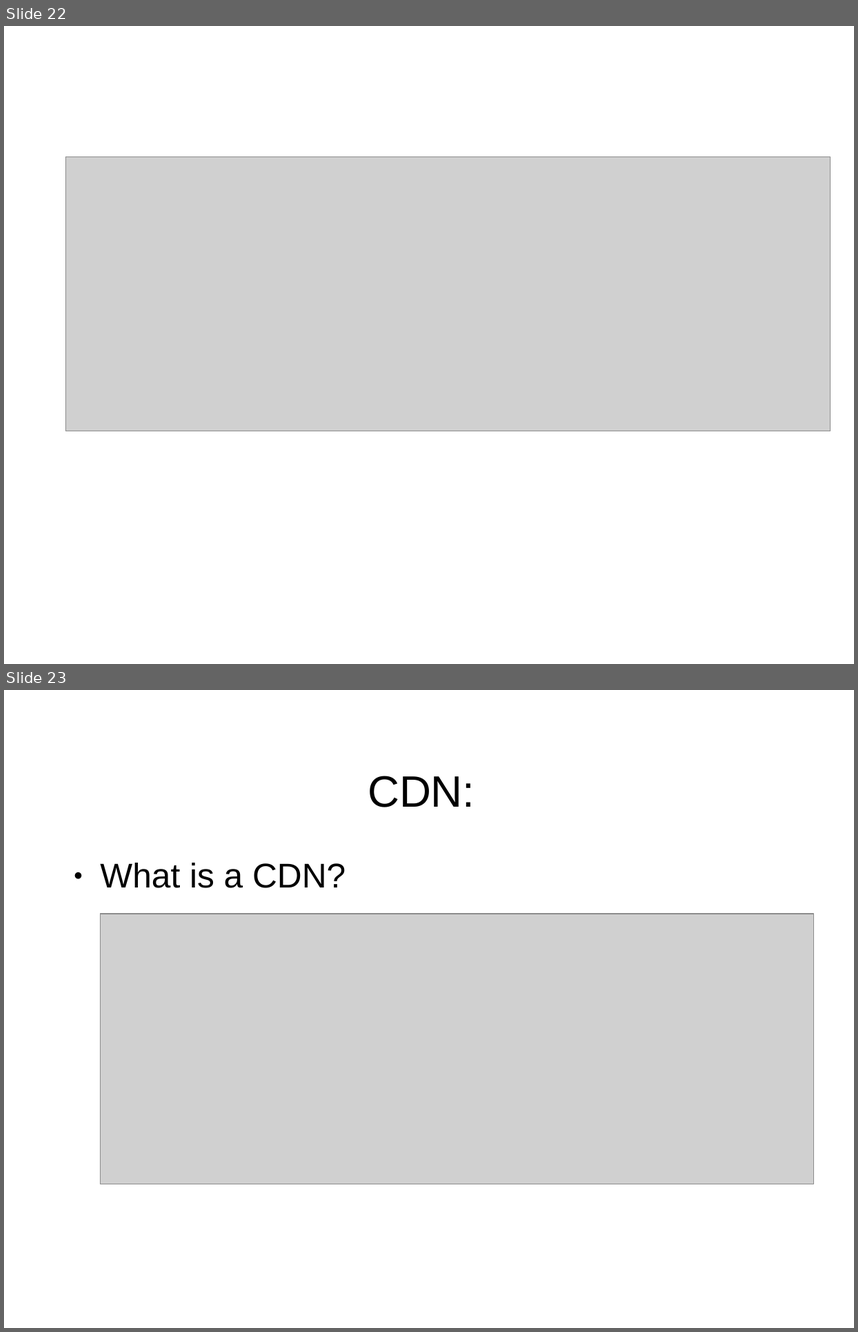
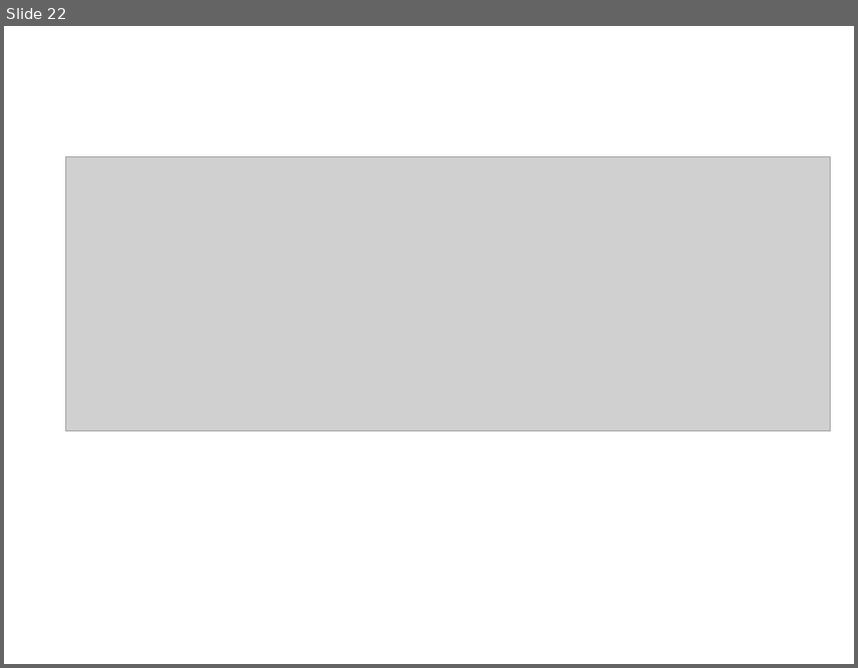
Before and after one commit to puppetMaster3/bikeSheding, a slide deck: training/1of2.ppt. Shown one above the other, each under a label of ours: slides 22 and 23 before the commit, slide 22 after it. The pictures are 858x1332 and 858x668 pixels, drawn with LibreOffice and Linux fonts; fonts in the diff are those of the drawing; grey boxes stand for pictures; background and template pictures are left out. Boxes give left, top, right and bottom in pixels: in the first picture for what was removed or moved away, otherwise in the second. Text is boxed around its words. In the diff, an @@ line names an element or a change of style, - is before the commit and + after.

```diff
--- a/training/1of2.ppt
+++ b/training/1of2.ppt
@@ slide 23 removed at [4,690,854,1328], background picture (left out) @@
@@ title removed at [368,776,475,807] @@
-CDN:
@@ text removed at [100,862,346,888] @@
-● What is a CDN?
@@ picture removed at [101,914,814,1183] @@
```
Also in this commit, not shown: 20 slides changed, 3 other files.
